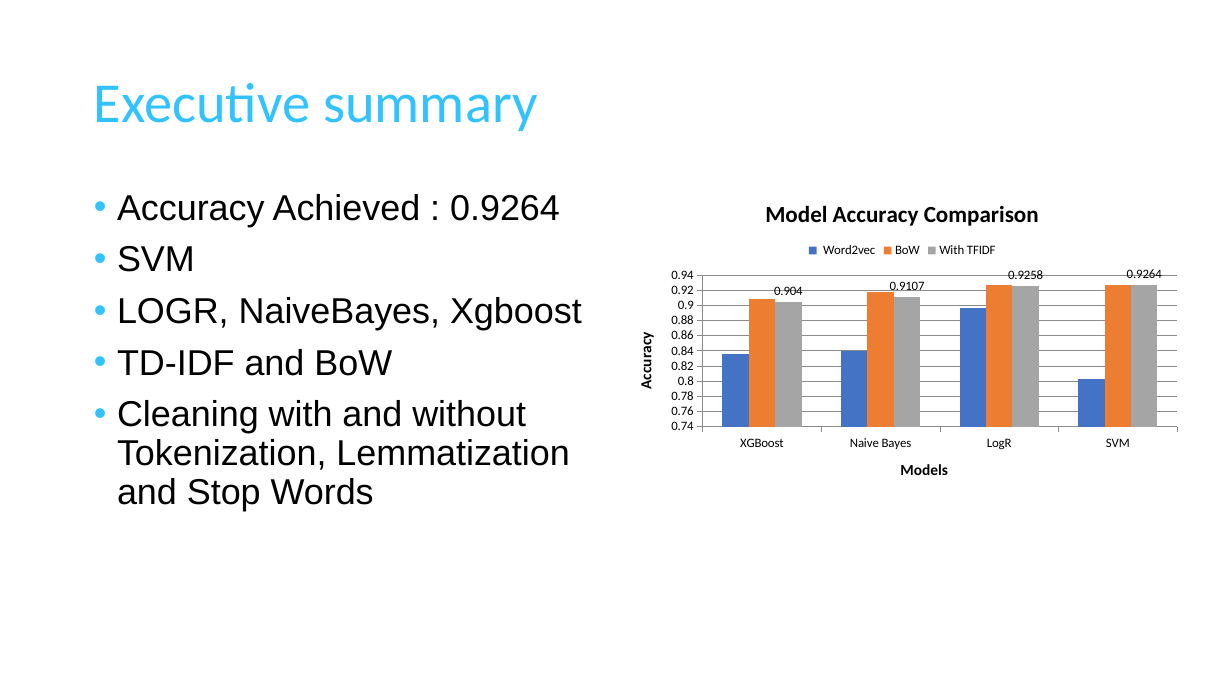
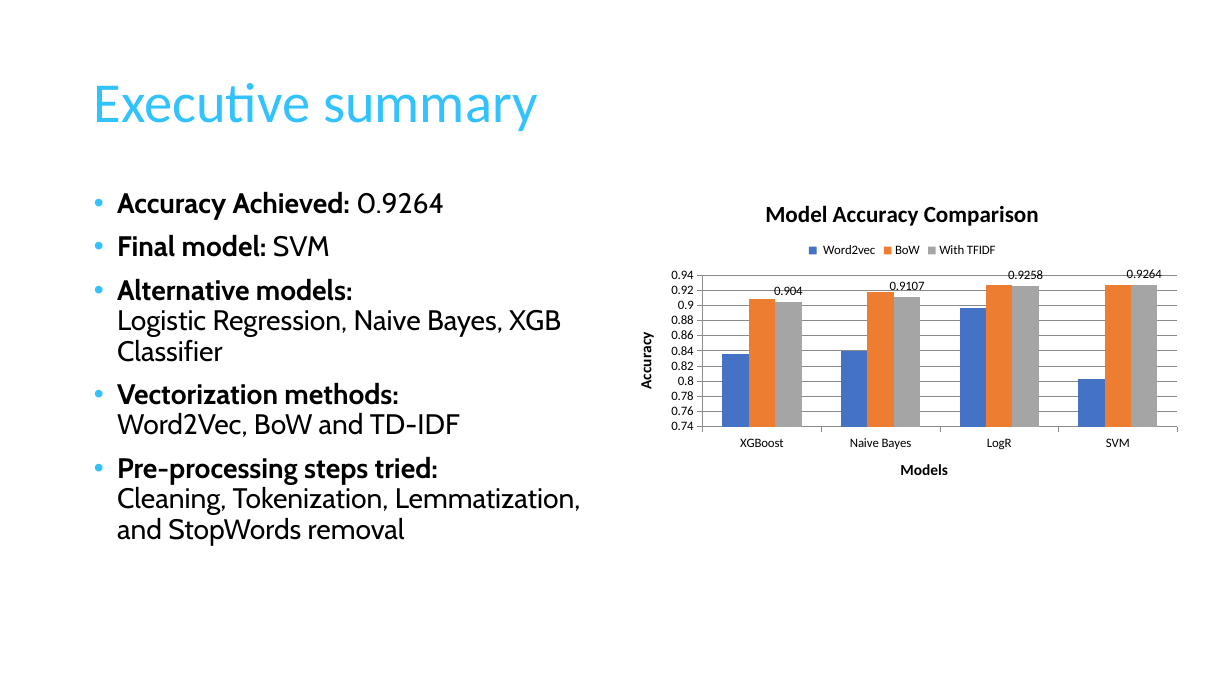
Before and after one commit to Grimngor/Project-NLP-G5, a slide deck: slide 2 of NLP Project - G5.pptx. Drawn at 1232x693 pixels with LibreOffice and Linux fonts; fonts in the diff are those of the drawing. Boxes give left, top, right and bottom in pixels: in the first picture for what was removed or moved away, otherwise in the second. Text is boxed around its words. In the diff, an @@ line names an element or a change of style, - is before the commit and + after.

Commit message:
PPTX Final version

```diff
--- a/NLP Project - G5.pptx
+++ b/NLP Project - G5.pptx
@@ text at bbox=[117, 191, 581, 545]: text changed; size 28 to 22 pt; font Arial to Cabin @@
-• Accuracy Achieved : 0.9264
-• SVM
-• LOGR, NaiveBayes, Xgboost
-• TD-IDF and BoW
-• Cleaning with and without Tokenization, Lemmatization and Stop Words
+• Accuracy Achieved: 0.9264
+• Final model: SVM
+• Alternative models:
+  Logistic Regression, Naive Bayes, XGB Classifier
+• Vectorization methods:
+  Word2Vec, BoW and TD-IDF
+• Pre-processing steps tried:
+  Cleaning, Tokenization, Lemmatization, and StopWords removal
```
Also in this commit, not shown: 5 other slides changed, 1 slide added, 1 slide removed.
